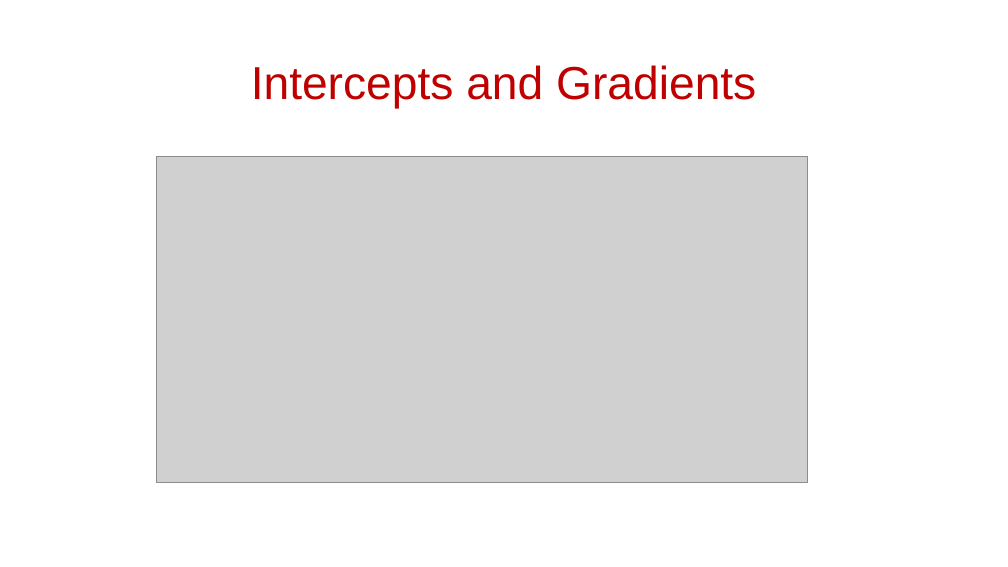
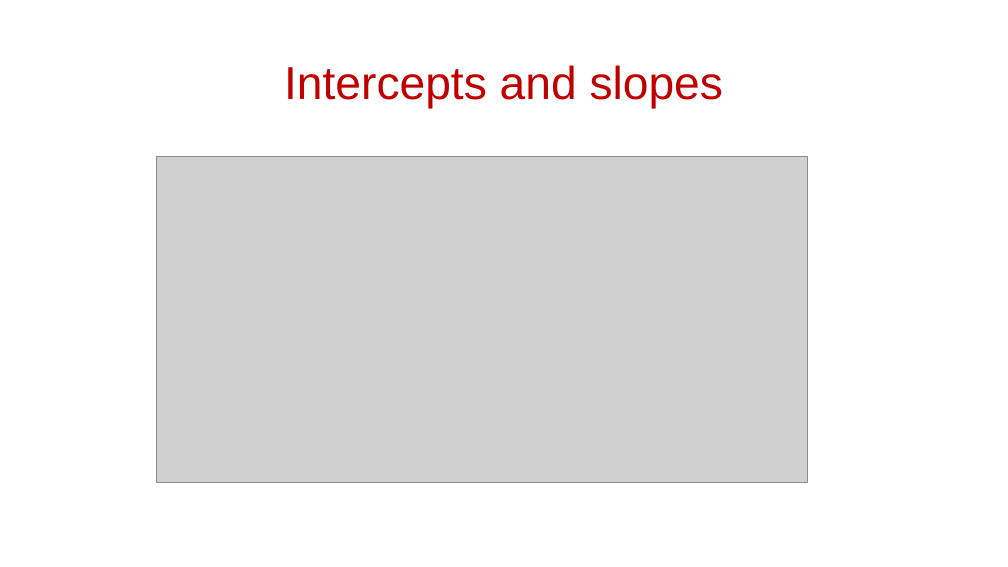
Before and after one commit to scream104/psych596, a slide deck: slide 7 of lecture-slides_upload/lecture/06_Statistical Methods_Making Predictions.pptx. Drawn at 1008x567 pixels with LibreOffice and Linux fonts; fonts in the diff are those of the drawing; grey boxes stand for pictures. Boxes give left, top, right and bottom in pixels: in the first picture for what was removed or moved away, otherwise in the second. Text is boxed around its words. In the diff, an @@ line names an element or a change of style, - is before the commit and + after.

```diff
--- a/lecture-slides_upload/lecture/06_Statistical Methods_Making Predictions.pptx
+++ b/lecture-slides_upload/lecture/06_Statistical Methods_Making Predictions.pptx
@@ title at (284, 65, 723, 109): text changed @@
-Intercepts and Gradients
+Intercepts and slopes
```
Also in this commit, not shown: 9 other files.
